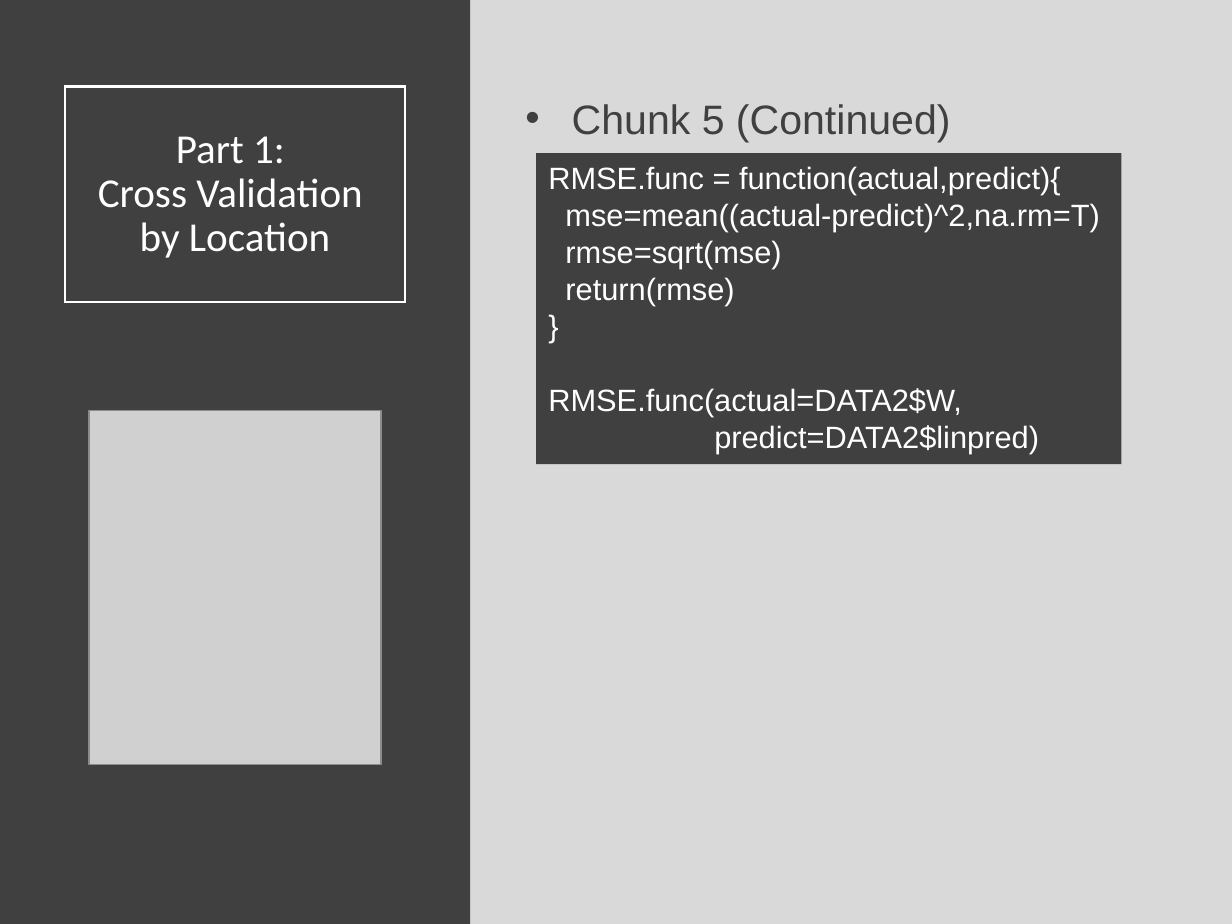
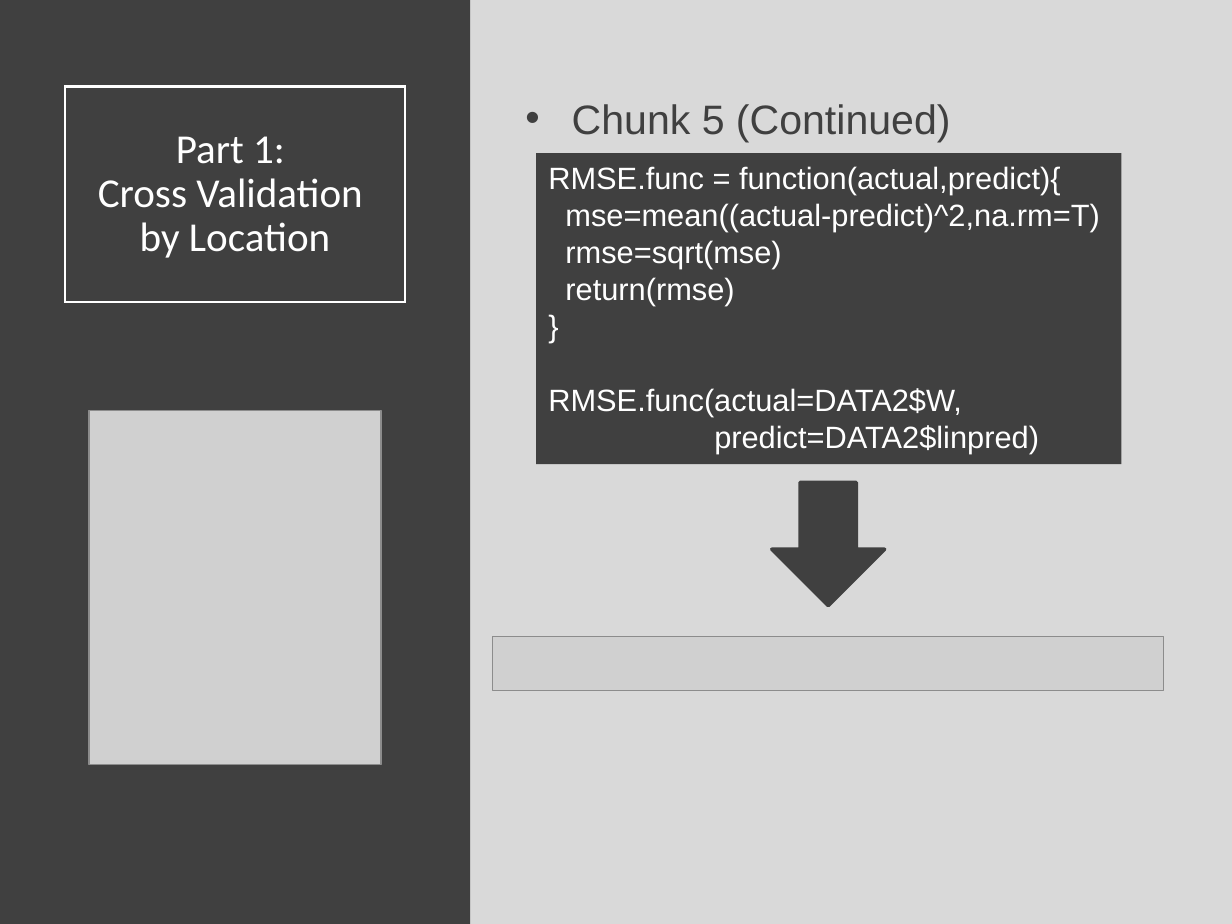
Before and after one commit to Yixf-Self/STOR320_WEBSITE, a slide deck: slide 11 of Lecture/Lecture 25/Lecture 25.pptx (slide 12 before the commit). Drawn at 1232x924 pixels with LibreOffice and Linux fonts; fonts in the diff are those of the drawing; grey boxes stand for pictures. Boxes give left, top, right and bottom in pixels: in the first picture for what was removed or moved away, otherwise in the second. Text is boxed around its words. In the diff, an @@ line names an element or a change of style, - is before the commit and + after.

```diff
--- a/Lecture/Lecture 25/Lecture 25.pptx
+++ b/Lecture/Lecture 25/Lecture 25.pptx
@@ down arrow added at [771,483,885,606], fill #404040, outline #404040 2 pt @@
@@ picture added at [493,637,1164,691] @@
```
Also in this commit, not shown: 3 other slides changed, 6 slides added, 2 slides removed, 13 other files.
